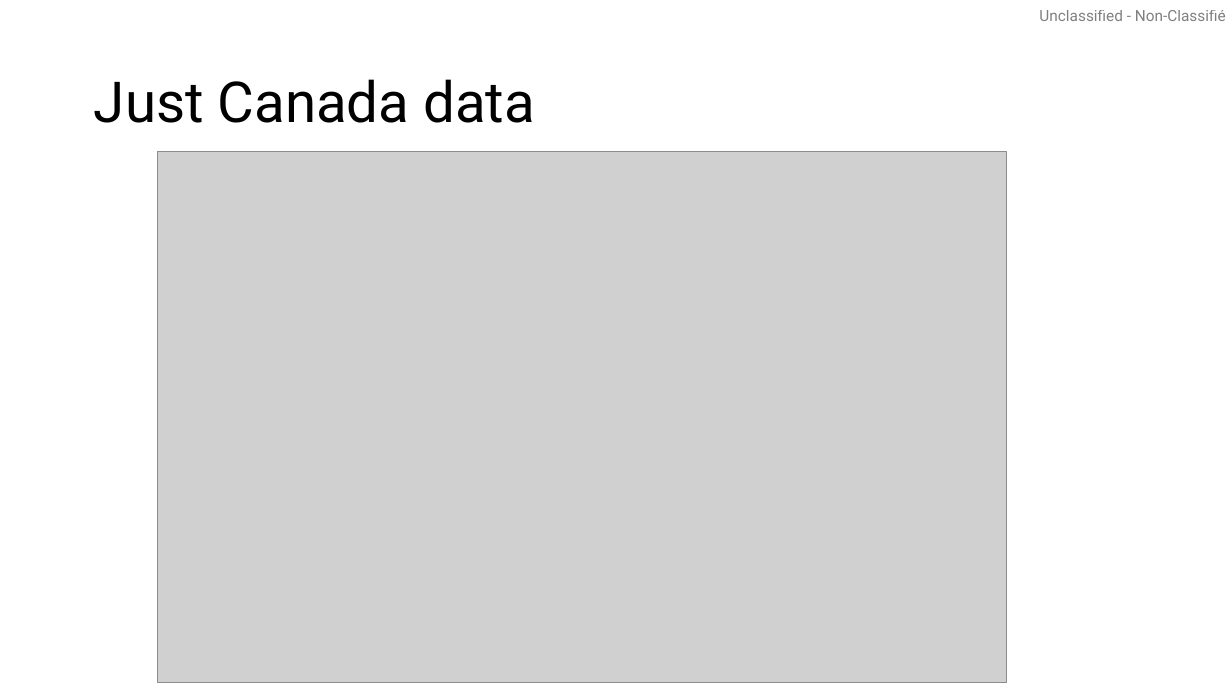
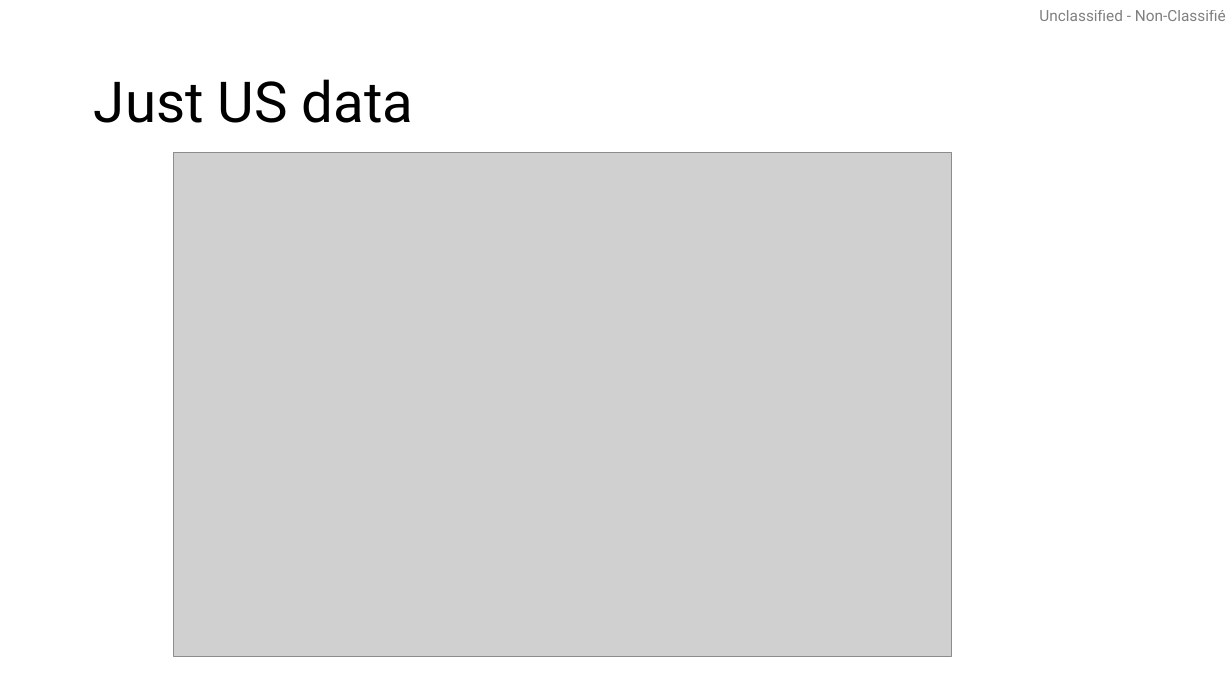
Before and after one commit to pbs-assess/gfcondition, a slide deck: slide 14 of stock-specific/hake/output_plots_20260730.pptx (slide 10 before the commit). Drawn at 1232x693 pixels with LibreOffice and Linux fonts; fonts in the diff are those of the drawing; grey boxes stand for pictures. Boxes give left, top, right and bottom in pixels: in the first picture for what was removed or moved away, otherwise in the second. Text is boxed around its words. In the diff, an @@ line names an element or a change of style, - is before the commit and + after.

```diff
--- a/stock-specific/hake/output_plots_20260730.pptx
+++ b/stock-specific/hake/output_plots_20260730.pptx
@@ title at bbox=[94, 79, 414, 123]: text changed @@
-Just Canada data
+Just US data
@@ picture: place and size @@
-picture at bbox=[158, 152, 1006, 682]
+picture at bbox=[174, 152, 953, 656]
```
Also in this commit, not shown: 12 other slides changed, 13 slides added, 12 slides removed, 1 other file.
